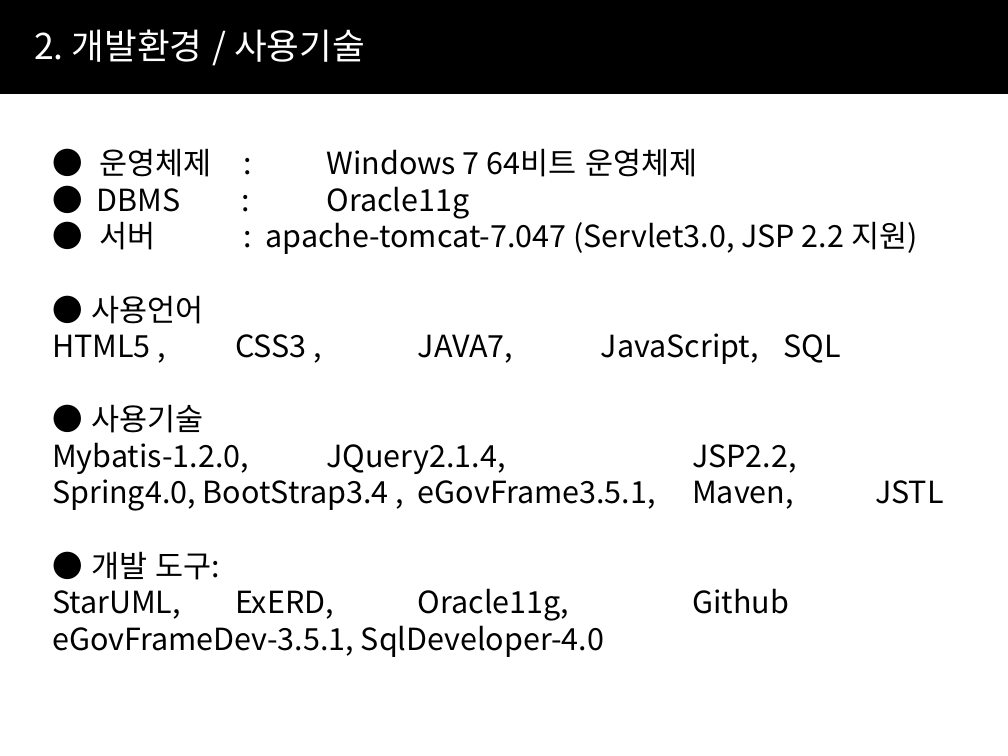
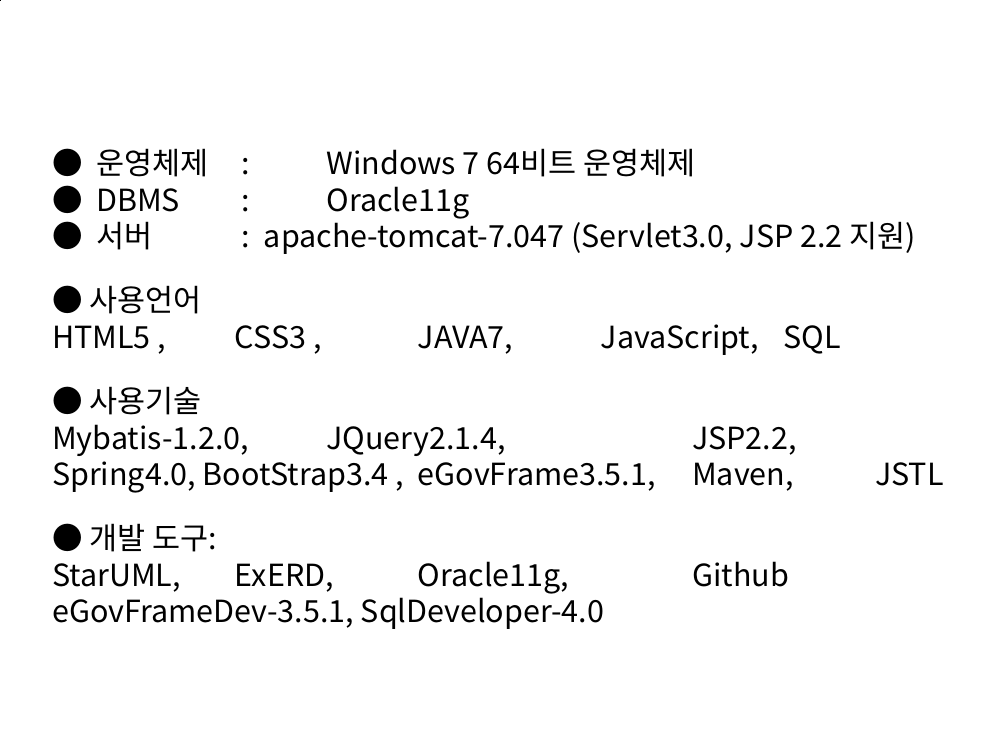
Before and after one commit to hkemt/doc, a slide deck: slide 6 of EMT_doc/1_EMT_Final_Report/EMT_FinalReport.pptx. Drawn at 1008x756 pixels with LibreOffice and Linux fonts; fonts in the diff are those of the drawing. Boxes give left, top, right and bottom in pixels: in the first picture for what was removed or moved away, otherwise in the second. Text is boxed around its words. In the diff, an @@ line names an element or a change of style, - is before the commit and + after.

```diff
--- a/EMT_doc/1_EMT_Final_Report/EMT_FinalReport.pptx
+++ b/EMT_doc/1_EMT_Final_Report/EMT_FinalReport.pptx
@@ freeform shape at (x1=0, y1=0, x2=1008, y2=93): outline #000000 0 pt to #000000 0.75 pt; outline redrawn @@
@@ text removed at (x1=34, y1=29, x2=365, y2=62) @@
-2. 개발환경 / 사용기술
@@ text "● 운영체제 : Windows 7 ..." rewrapped from (x1=52, y1=148, x2=917, y2=657) to (x1=52, y1=148, x2=915, y2=629) @@
```
Also in this commit, not shown: 19 other slides changed, 6 other files.
